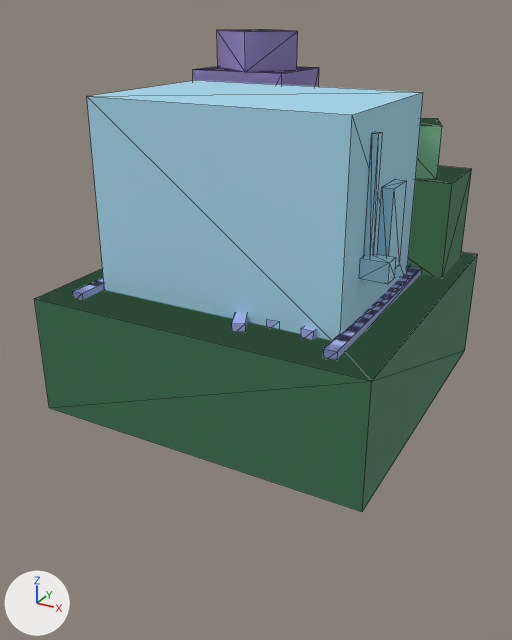
Two versions of the glTF model assets/models/objects/refuelstation.glb, one commit apart.
Rendered twice from a camera (50 mm lens) standing at (2.82, -5.49, 2.6) and looking at (-0.09, -0.19, -0.05). Every picture has the same lights, and +X, +Y and +Z are marked at lower left. The older version comes first. Mesh edges are drawn as thin lines. Where no turn or scale is listed for an object, it has been applied to the vertices.

The first picture shows 'S3|SM_MetalShelfLarge_FrameMid_01a#1', 'S5|SM_FOB_Lonestar_02a#0', 'S5|SM_FOB_Lonestar_03a#0', 'S5|SM_Fuel_Supply_Crate_01a#0', 'S5|SM_RefuelStation_stage1#0' and 6 more.
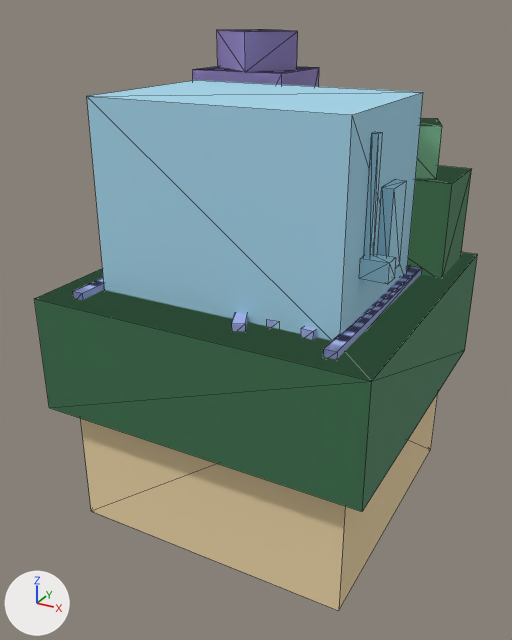
Diff of the bpy script that builds the scene:
```diff
--- a/assets/models/objects/refuelstation.glb.py
+++ b/assets/models/objects/refuelstation.glb.py
@@ mat_s6_sm_foundation_mistral @@
+mat_s6_sm_foundation_mistral = principled_material('S6|SM_Foundation_Mistral')
+mat_s6_sm_foundation_mistral.base_color = (0.85, 0.663, 0.383)  # beige #edd5a6
+mat_s6_sm_foundation_mistral.roughness = 1.0
@@ me_s6_sm_foundation_mistral @@
+me_s6_sm_foundation_mistral.from_pydata([(1.31, -1.35, 0.94), (-1.31, -1.35, -0.94), (1.31, -1.35, -0.94), (1.31, 1.31, -0.94), (-1.31, 1.31, -0.94), (-1.31, 1.35, 0.94), (-1.31, -1.35, 0.94), (1.31, 1.35, 0.94)], [], [(2, 0, 1), (3, 0, 2), (3, 2, 1), (3, 1, 4), (4, 1, 5), (4, 5, 3), (5, 1, 6), (6, 1, 0), (6, 0, 5), (5, 0, 7), (5, 7, 3), (3, 7, 0)])
+me_s6_sm_foundation_mistral.materials.append(mat_s6_sm_foundation_mistral)  # beige #edd5a6
@@ ob_s6_sm_foundation_mistral_0 @@
+ob_s6_sm_foundation_mistral_0 = bpy.data.objects.new('S6|SM_Foundation_Mistral#0', me_s6_sm_foundation_mistral)
+ob_s6_sm_foundation_mistral_0.location = (-0.02, 0.05, -1.0)
```

What differs and where, as boxes [x1, y1, x2, y2] in the pictures (512 x 640 px):
'S6|SM_Foundation_Mistral#0', added (beige)
    after: [81, 395, 437, 611]
